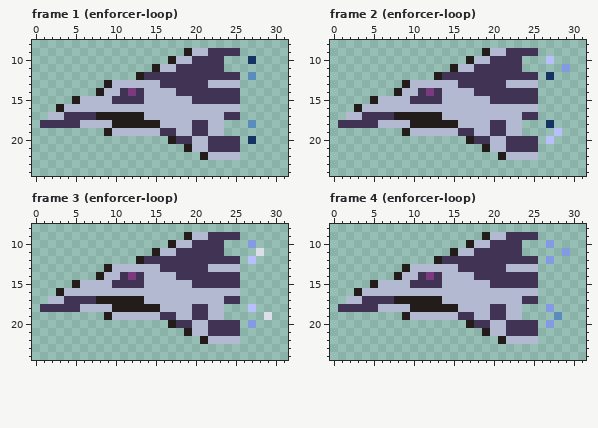
Two states of a pixel-art file, src/assets/enemies/enforcer/enforcer.aseprite. Above is the file before it was changed.
32x32 pixels, 4 frames. Shown: frame 1 (enforcer-loop): x 0..31, y 8..24; frame 2 (enforcer-loop): x 0..31, y 8..24; frame 3 (enforcer-loop): x 0..31, y 8..24; frame 4 (enforcer-loop): x 0..31, y 8..24.
Once edited:
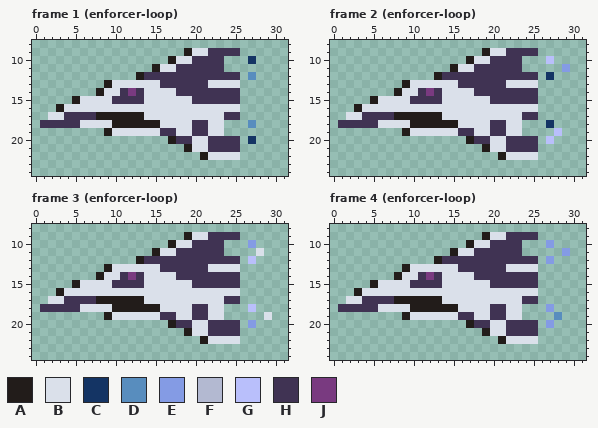
Palette (. is transparent): A #221c1a  B #dae0ea  C #143464  D #588dbe  E #849be4  F #b3b9d1  G #b9bffb  H #403353  J #793a80
Changes in this commit:
Changed rows in their new state; - is an unchanged pixel.
Frame 1 (enforcer-loop):
first column x 2:
 9 ------------------BB----
10 ----------------BB------
11 --------------BB--------
13 --------BBBBBB------BBBB
14 -------BB---BBBB--------
15 ----BBBB----BBBBBB------
16 --BBBBBBBBBBBBBBBBBBBBBB
17 BB----------BBBBBBBBBB--
18 ----BBBB------BBBB--BB--
19 --------BBBBBB--BB--BB--
20 ------------------BB----
21 ------------------BB----
22 --------------------BBBB
Frame 2 (enforcer-loop): the same change as frame 1 (enforcer-loop)
Frame 3 (enforcer-loop): the same change as frame 1 (enforcer-loop)
Frame 4 (enforcer-loop): the same change as frame 1 (enforcer-loop)
Boxes around the changes in both pictures, in picture pixels (x1, y1, x2, y2):
changed: (48, 48, 240, 160)
changed: (346, 48, 538, 160)
changed: (48, 232, 240, 344)
changed: (346, 232, 538, 344)
